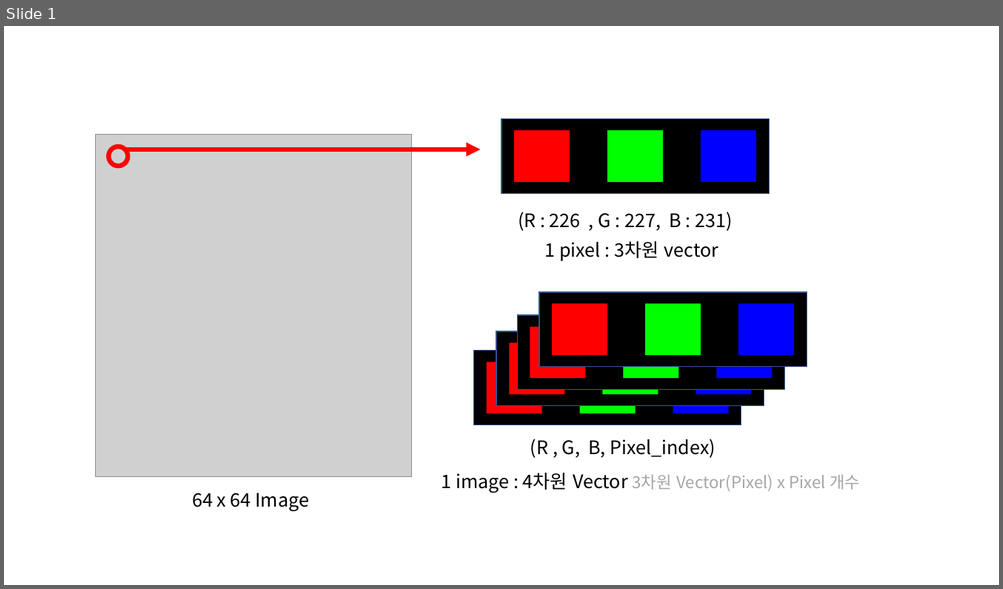
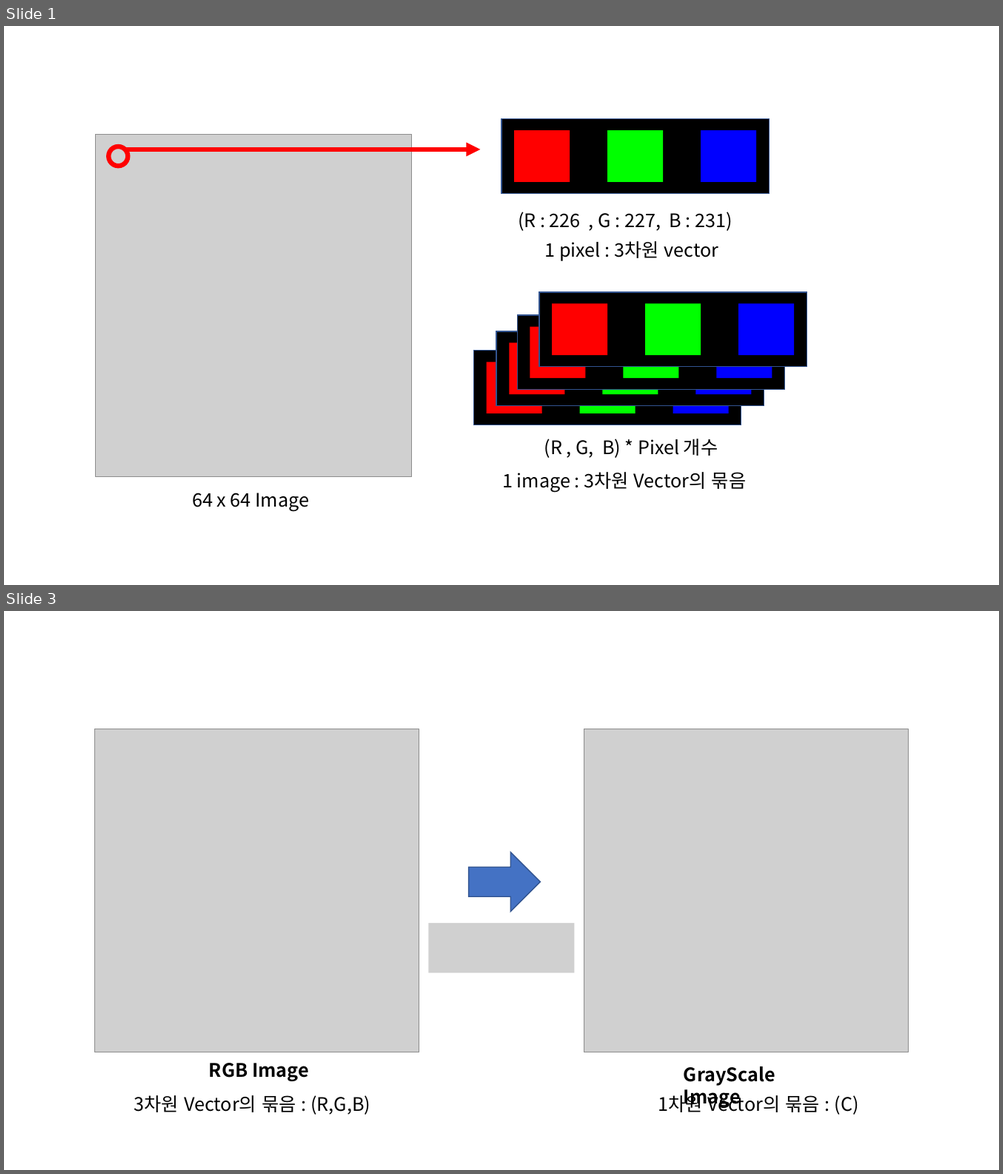
Before and after one commit to bn3monkey/MachineLearning, a slide deck: CNN/CNN.pptx. Shown one above the other, each under a label of ours: slide 1 before the commit, slides 1 and 3 after it; the slides between them are not shown. The pictures are 1003x589 and 1003x1174 pixels, drawn with LibreOffice and Linux fonts; fonts in the diff are those of the drawing; grey boxes stand for pictures. Boxes give left, top, right and bottom in pixels: in the first picture for what was removed or moved away, otherwise in the second. Text is boxed around its words. In the diff, an @@ line names an element or a change of style, - is before the commit and + after.

```diff
--- a/CNN/CNN.pptx
+++ b/CNN/CNN.pptx
@@ slide 3 added at [4,611,999,1170], background #FFFFFF @@
@@ picture added at [94,729,419,1053] @@
@@ picture added at [583,729,908,1053] @@
@@ right arrow added at [469,853,540,911], fill #4472C4, outline #325491 1 pt @@
@@ picture added at [429,923,574,974] @@
@@ text added at [209,1063,309,1082], 18 pt, text #000000, bold @@
+RGB Image
@@ text added at [683,1067,775,1108], 18 pt, text #000000, bold @@
+GrayScale Image
@@ text added at [134,1096,370,1115], 18 pt, text #000000 @@
+3차원 Vector의 묶음 : (R,G,B)
@@ text added at [657,1093,858,1115], 18 pt, text #000000 @@
+1차원 Vector의 묶음 : (C)
@@ slide 1 changed as well @@
@@ rectangle "(R , G, B) * ...": place and size @@
-rectangle "(R , G, B) * ..." at [523,432,723,463]
+rectangle "(R , G, B) * ..." at [537,434,738,463]
@@ text in rectangle at [544,439,717,458]: text changed @@
-(R , G, B, Pixel_index)
+(R , G, B) * Pixel 개수
@@ text at [502,472,745,492]: text changed; size 16 to 18 pt; text colour #A6A6A6 to #000000 @@
-1 image : 4차원 Vector 3차원 Vector(Pixel) x Pixel 개수
+1 image : 3차원 Vector의 묶음
```
Also in this commit, not shown: 16 other slides added, 23 other files.
